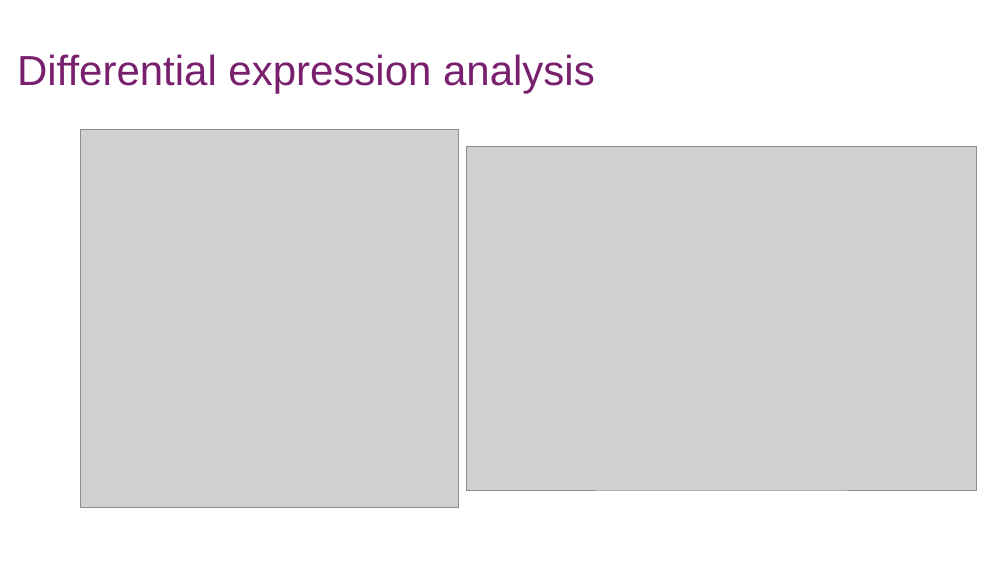
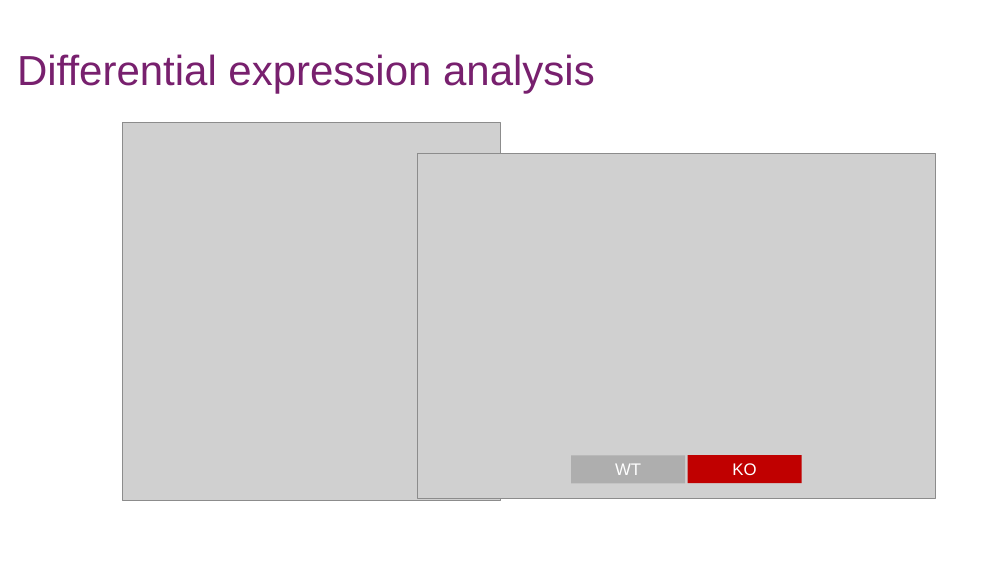
Before and after one commit to jafarilab/MSProt2025, a slide deck: slide 16 of team1/Team1_presentation.pptx (slide 12 before the commit). Drawn at 1008x567 pixels with LibreOffice and Linux fonts; fonts in the diff are those of the drawing; grey boxes stand for pictures. Boxes give left, top, right and bottom in pixels: in the first picture for what was removed or moved away, otherwise in the second. Text is boxed around its words. In the diff, an @@ line names an element or a change of style, - is before the commit and + after.

```diff
--- a/team1/Team1_presentation.pptx
+++ b/team1/Team1_presentation.pptx
@@ picture: place and size @@
-picture at box(81, 129, 459, 507)
+picture at box(123, 123, 501, 501)
@@ picture: place and size @@
-picture at box(467, 146, 977, 490)
+picture at box(417, 154, 935, 498)
@@ rectangle added at box(571, 455, 685, 483), fill #AEAEAE, 16 pt, text #FFFFFF @@
+WT
@@ rectangle added at box(687, 455, 802, 483), fill #C00000, 16 pt, text #FFFFFF @@
+KO
```
Also in this commit, not shown: 5 slides added, 1 slide removed, 1 other file.
